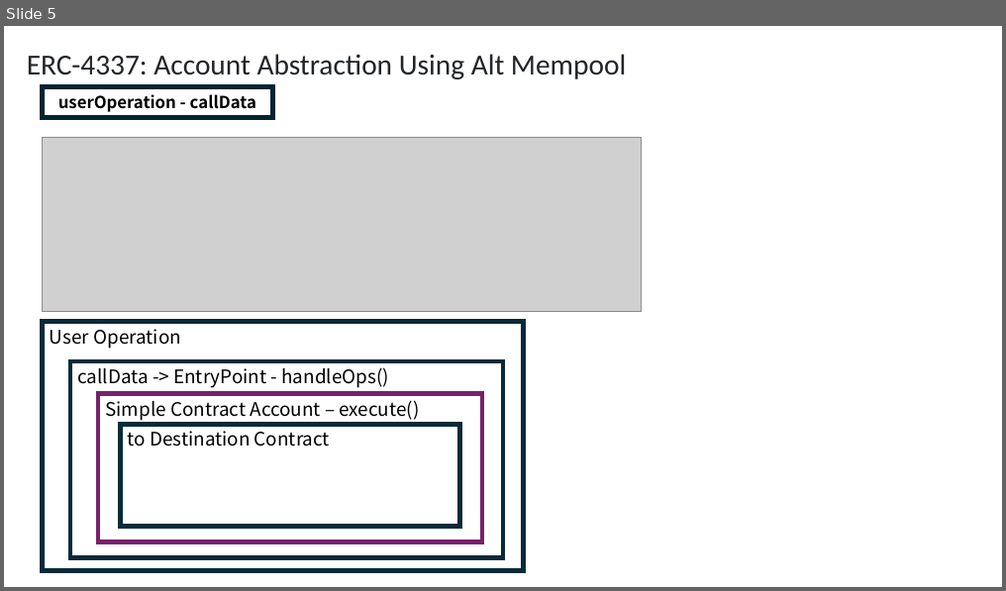
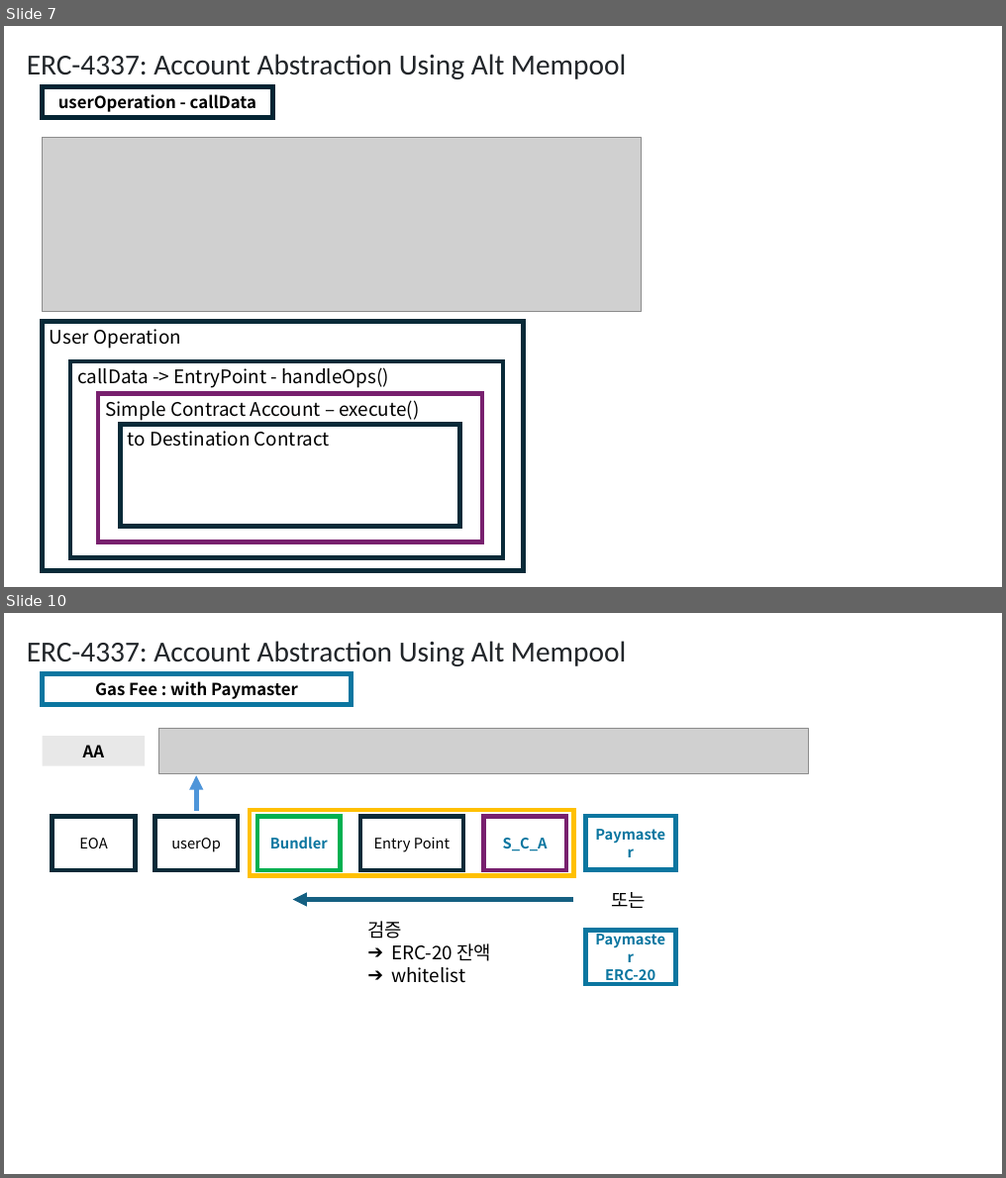
Before and after one commit to yyyljy/erc4337_alchemybundler, a slide deck: ERC4337.pptx. Shown one above the other, each under a label of ours: slide 5 before the commit, slides 7 and 10 after it; the slides between them are not shown. The pictures are 1006x591 and 1006x1178 pixels, drawn with LibreOffice and Linux fonts; fonts in the diff are those of the drawing; grey boxes stand for pictures. Boxes give left, top, right and bottom in pixels: in the first picture for what was removed or moved away, otherwise in the second. Text is boxed around its words. In the diff, an @@ line names an element or a change of style, - is before the commit and + after.

```diff
--- a/ERC4337.pptx
+++ b/ERC4337.pptx
@@ slide 10 added at [4, 613, 1002, 1174], background #FFFFFF @@
@@ text added at [27, 641, 626, 666], 28 pt, text #212529 @@
+ERC-4337: Account Abstraction Using Alt Mempool
@@ rectangle added at [43, 674, 351, 704], outline #0B76A0 4.5 pt, 16 pt, text #000000, bold @@
+Gas Fee : with Paymaster
@@ picture added at [159, 728, 809, 773] @@
@@ rectangle added at [43, 736, 145, 765], fill #E8E8E8, 16 pt, text #000000, bold @@
+AA
@@ arrow added from (196, 811) to (196, 775), #4E95D9 4.5 pt @@
@@ rectangle added at [52, 817, 135, 870], outline #092A39 4.5 pt, 14 pt, text #000000 @@
+EOA
@@ rectangle added at [154, 817, 238, 870], outline #092A39 4.5 pt, 14 pt, text #000000 @@
+userOp
@@ rectangle added at [250, 810, 573, 875], outline #FFC000 4.5 pt @@
@@ rectangle added at [257, 817, 341, 870], outline #00B050 4.5 pt, 14 pt, text #0B76A0, bold @@
+Bundler
@@ rectangle added at [360, 817, 463, 870], outline #092A39 4.5 pt, 14 pt, text #000000 @@
+Entry Point
@@ rectangle added at [483, 817, 566, 870], outline #78206E 4.5 pt, 14 pt, text #0B76A0, bold @@
+S_C_A
@@ rectangle added at [586, 816, 675, 869], outline #0B76A0 4.5 pt, 14 pt, text #0B76A0, bold @@
+Paymaster
@@ arrow added from (573, 900) to (293, 900), #156082 4.5 pt @@
@@ text added at [612, 892, 647, 908], 18 pt, text #000000 @@
+또는
@@ text added at [367, 921, 491, 983], 18 pt, text #000000 @@
+검증
+➔ ERC-20 잔액
+➔ whitelist
@@ rectangle added at [586, 931, 675, 984], outline #0B76A0 4.5 pt, 14 pt, text #0B76A0, bold @@
+Paymaster
+ERC-20
@@ what was slide 5 is now slide 7 @@
```
Also in this commit, not shown: 5 slides changed, 9 other slides added, 4 other files.
